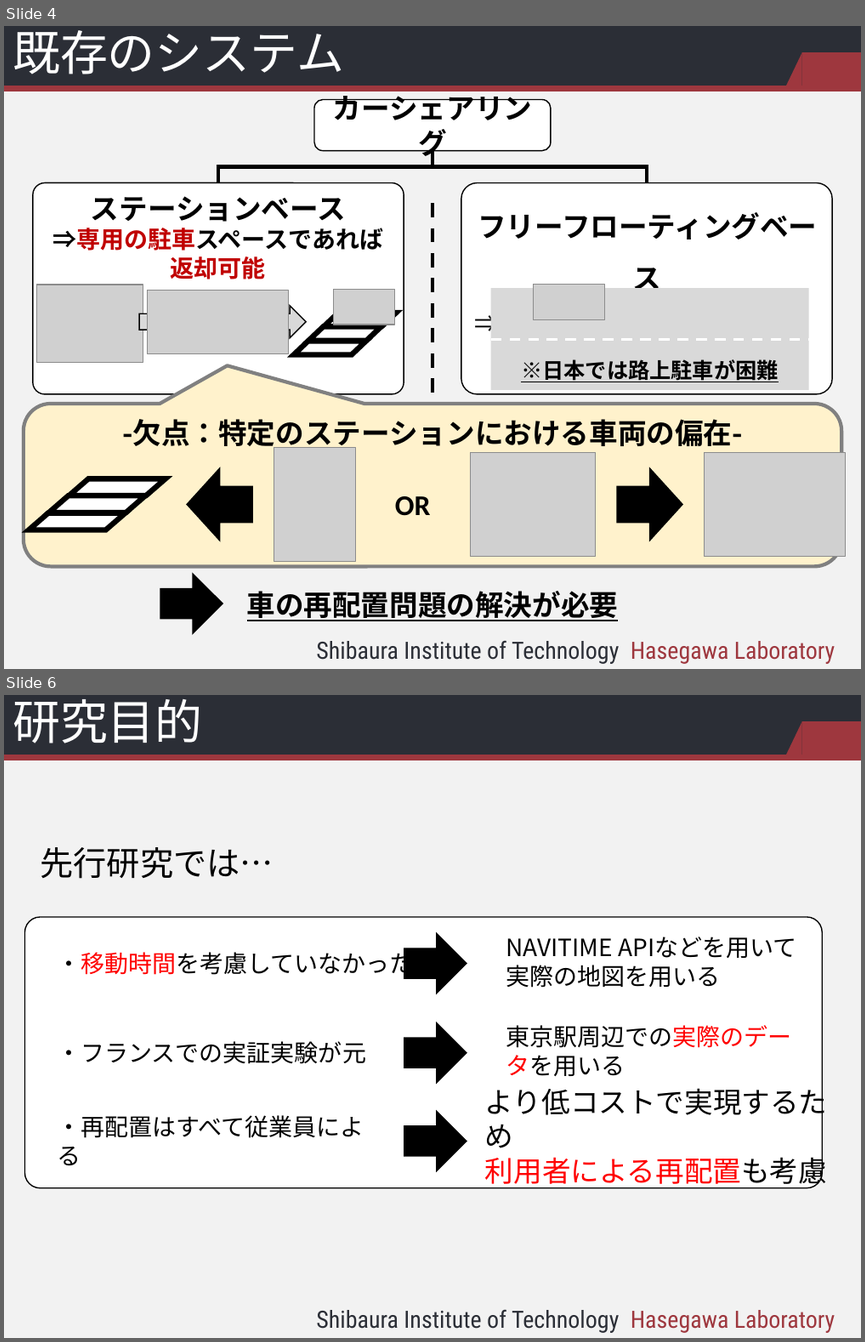
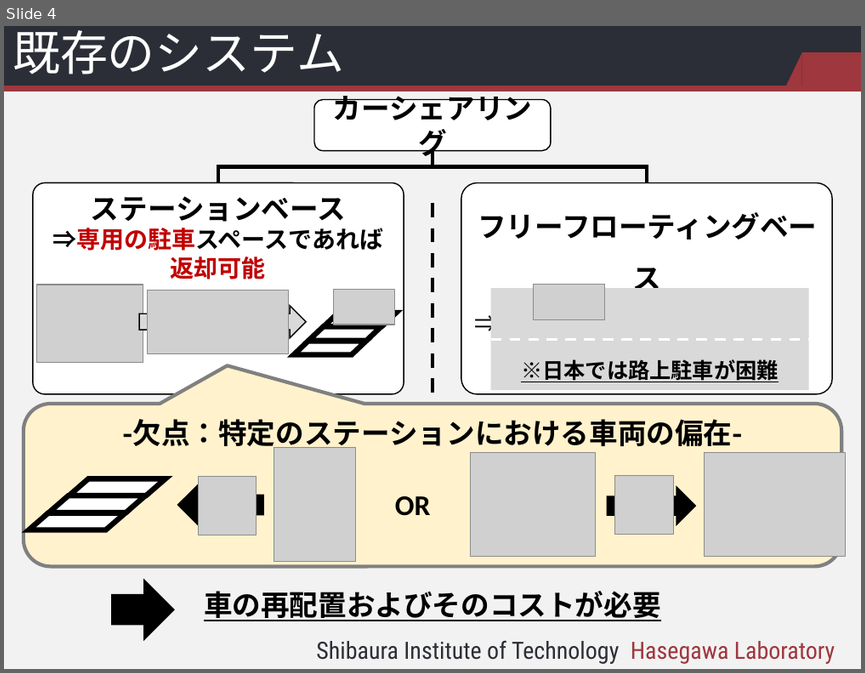
Before and after one commit to kotaro912214/research, a slide deck: 中間発表/BQ16048_中間発表_関_パワポ3.pptx. Shown one above the other, each under a label of ours: slides 4 and 6 before the commit, slide 4 after it; the slides between them are not shown. The pictures are 865x1342 and 865x673 pixels, drawn with LibreOffice and Linux fonts; fonts in the diff are those of the drawing; grey boxes stand for pictures; background and template pictures are left out. Boxes give left, top, right and bottom in pixels: in the first picture for what was removed or moved away, otherwise in the second. Text is boxed around its words. In the diff, an @@ line names an element or a change of style, - is before the commit and + after.

```diff
--- a/中間発表/BQ16048_中間発表_関_パワポ3.pptx
+++ b/中間発表/BQ16048_中間発表_関_パワポ3.pptx
@@ slide 6 removed at [4, 695, 861, 1338], background #F2F2F2; not listed: 5 template elements that a slide beside it also shows @@
@@ title removed at [12, 699, 203, 743] @@
-研究目的
@@ text removed at [41, 847, 273, 879] @@
-先行研究では…
@@ rounded rectangle removed at [24, 917, 822, 1188] @@
@@ text removed at [57, 948, 414, 979] @@
-・移動時間を考慮していなかった
@@ right arrow removed at [404, 933, 466, 993] @@
@@ text removed at [506, 938, 613, 956] @@
-NAVITIME APIなどを用いて実際の地図を用いる
@@ right arrow removed at [404, 1023, 466, 1083] @@
@@ text removed at [506, 1025, 792, 1076] @@
-東京駅周辺での実際のデータを用いる
@@ text removed at [57, 1041, 366, 1064] @@
-・フランスでの実証実験が元
@@ text removed at [485, 1083, 828, 1189] @@
-より低コストで実現するため
-利用者による再配置も考慮
@@ text removed at [57, 1115, 364, 1166] @@
-・再配置はすべて従業員による
@@ right arrow removed at [404, 1111, 466, 1171] @@
@@ slide 4 changed as well @@
@@ right arrow: place and size @@
-right arrow at [187, 468, 251, 540]
+right arrow at [178, 484, 263, 524]
@@ picture added at [198, 476, 256, 534] @@
@@ picture added at [615, 475, 673, 533] @@
@@ right arrow: place and size @@
-right arrow at [617, 468, 681, 540]
+right arrow at [608, 487, 695, 525]
@@ right arrow: place and size @@
-right arrow at [160, 573, 222, 634]
+right arrow at [112, 579, 174, 640]
@@ text at [204, 590, 661, 621]: text changed @@
-車の再配置問題の解決が必要
+車の再配置およびそのコストが必要
```
Also in this commit, not shown: 8 other slides changed, 3 slides added, 1 other slide removed, 14 other files.
